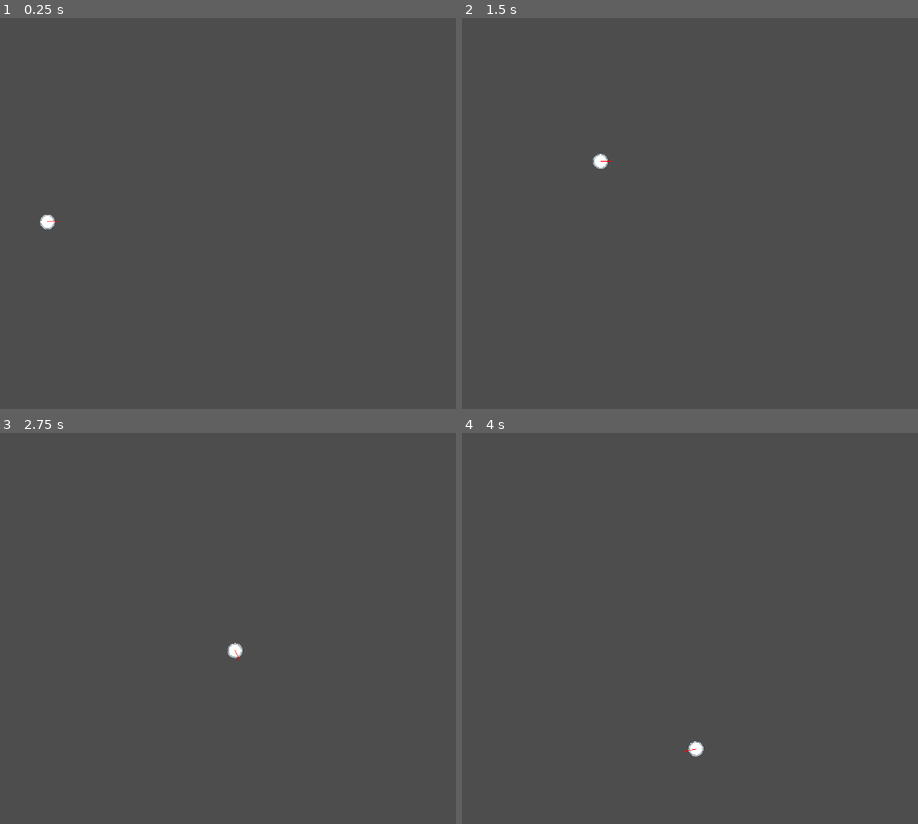
Above: before the commit, frames 1-4 (two rows, left to right).
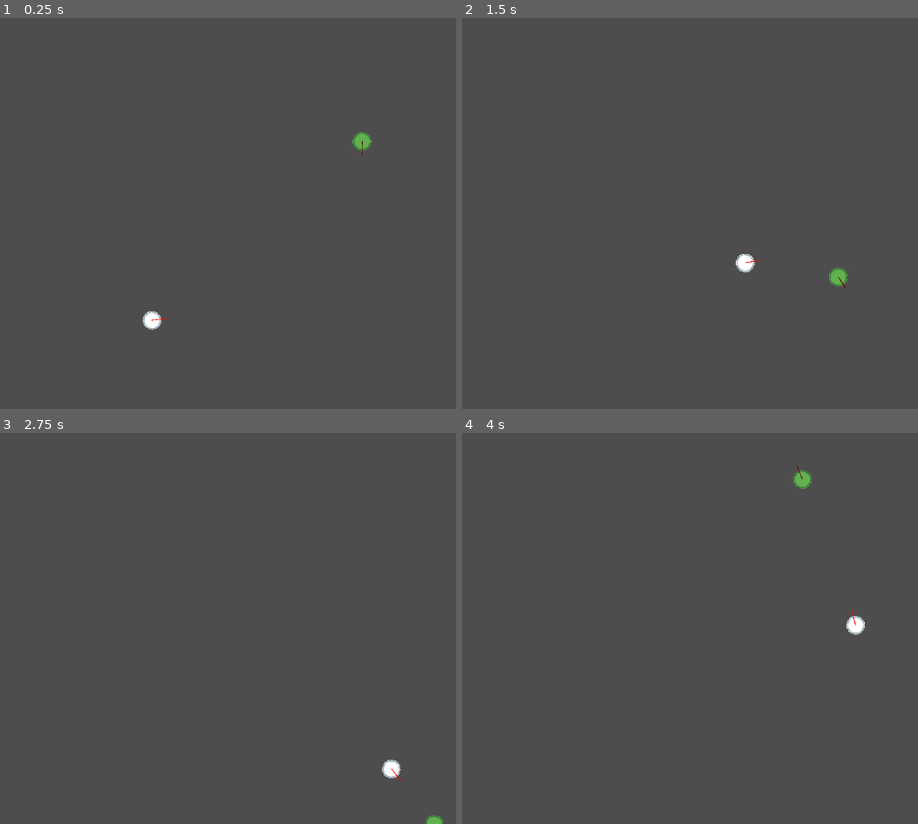
Above: after the commit, the same moments.

Repository: alexshopov/godot-steering-behaviors
Game: Godot game, scene res://scenes/main.tscn
The game is run twice, just before and just after one commit, with the same random seed, the same clock (stepped at 60 frames per second) and the same inputs.
Inputs (mouse positions are in pixels of both pictures, inside the frame that each line leads up to):
- Up to frame 1 (0.25 s): no input
- Up to frame 2 (1.5 s): move the mouse to (outside the picture) at 0.52 s; press the mouse at (outside the picture) at 0.53 s; move the mouse to (671, 233) at 1.27 s; release the mouse at (671, 233) at 1.28 s; click (671, 233) at 1.35 s
- Up to frame 3 (2.75 s): move the mouse to (419, 542) at 2.02 s; press the mouse at (419, 542) at 2.03 s
- Up to frame 4 (4 s): move the mouse to (776, 706) at 2.77 s; release the mouse at (776, 706) at 2.78 s; click (776, 706) at 2.85 s; move the mouse to (outside the picture) at 3.52 s; press the mouse at (outside the picture) at 3.53 s

The runs differ from the first frame. In frame 1, 0.4% of the frame differs, in the area x 8-82%, y 29-80%; in frame 2, 0.4%, in the area x 28-85%, y 34-70%; in frame 3, 0.3%; in frame 4, 0.4%.

Commit message:
demo scene. One agent wanders, the other seeks

Diff:
--- a/scenes/agent/agent.tscn
+++ b/scenes/agent/agent.tscn
@@ -4,16 +4,17 @@
 [ext_resource type="Texture2D" uid="uid://bjjmm77j7s8pp" path="res://assets/sprites/agent.png" id="2_ojd0c"]
 
 [sub_resource type="RectangleShape2D" id="RectangleShape2D_vrn0v"]
-size = Vector2(24, 24)
+size = Vector2(30, 29)
 
 [node name="Agent" type="CharacterBody2D"]
 script = ExtResource("1_vrn0v")
 
 [node name="Sprite2D" type="Sprite2D" parent="."]
 position = Vector2(-13, -16)
-scale = Vector2(0.5, 0.5)
+scale = Vector2(0.625, 0.625)
 texture = ExtResource("2_ojd0c")
 centered = false
 
 [node name="CollisionShape2D" type="CollisionShape2D" parent="."]
+position = Vector2(3, 4.5)
 shape = SubResource("RectangleShape2D_vrn0v")
--- /dev/null
+++ b/scenes/main.gd
@@ -0,0 +1,18 @@
+extends Node2D
+
+@export var wanderer: Agent
+@export var seeker: Agent
+
+# Called when the node enters the scene tree for the first time.
+func _ready() -> void:
+	assert(wanderer != null)
+	assert(seeker != null)
+
+	var max_speed := 200.
+	var max_rotation := PI
+	wanderer.set_kinematic(KinematicWander.new(wanderer, max_speed, max_rotation))
+
+	seeker.set_kinematic(KinematicSeek.new(seeker, max_speed))
+
+func _process(_delta: float) -> void:
+	seeker.set_target(wanderer.position)
--- a/scenes/main.tscn
+++ b/scenes/main.tscn
@@ -1,8 +1,16 @@
-[gd_scene load_steps=2 format=3 uid="uid://bhvx7bbglk5ve"]
+[gd_scene load_steps=3 format=3 uid="uid://bhvx7bbglk5ve"]
 
+[ext_resource type="Script" uid="uid://cs1f17kma5i0u" path="res://scenes/main.gd" id="1_0wfyh"]
 [ext_resource type="PackedScene" uid="uid://bt4cjbwxyv8io" path="res://scenes/agent/agent.tscn" id="1_o5qli"]
 
-[node name="Main" type="Node2D"]
+[node name="Main" type="Node2D" node_paths=PackedStringArray("wanderer", "seeker")]
+script = ExtResource("1_0wfyh")
+wanderer = NodePath("Wanderer")
+seeker = NodePath("Seeker")
 
-[node name="Boid" parent="." instance=ExtResource("1_o5qli")]
-position = Vector2(79, 338)
+[node name="Wanderer" parent="." instance=ExtResource("1_o5qli")]
+modulate = Color(0.382924, 0.69418, 0.312153, 1)
+position = Vector2(558, 320)
+
+[node name="Seeker" parent="." instance=ExtResource("1_o5qli")]
+position = Vector2(400, 464)
--- a/scripts/agent.gd
+++ b/scripts/agent.gd
@@ -1,29 +1,48 @@
 class_name Agent
 extends CharacterBody2D
 
-@export var speed := 200
+@export var max_speed := 200
 @export var rotation_speed := 5.
 
 var kinematic: KinematicSteering
 var screen_size: Vector2
-var target: Vector2 = Vector2.ZERO
-
-func _init() -> void:
-	# kinematic= KinematicSeek.new(self, speed)
-	# kinematic= KinematicArrive.new(self, speed, 10)
-	kinematic= KinematicWander.new(self, speed, PI)
+var target: Vector2
 
 func _ready() -> void:
+	randomize()
+
+	# start at a random position and orientation within the screen bounds
 	screen_size = get_viewport_rect().size
+	position = Vector2(randf_range(0, screen_size.x), randf_range(0, screen_size.y))
+	rotation = randf_range(0, TAU)
+
+	# set a random initial velocity
+	var angle = randf_range(0, TAU)
+	velocity = Vector2.RIGHT.rotated(angle) * max_speed
+
+	# set initial target
+	target = screen_size / 2
+
+	# kinematic steering behaviors
+	# kinematic= KinematicSeek.new(self, max_speed)
+
+	# var radius := 10.
+	# kinematic = KinematicArrive.new(self, max_speed, radius)
+
+	var max_rotation := PI
+	kinematic = KinematicWander.new(self, max_speed, max_rotation)
+
+func set_kinematic(p_kinematic: KinematicSteering) -> void:
+	kinematic = p_kinematic
+
+func set_target(p_target: Vector2) -> void:
+	target = p_target
 
 func _input(event: InputEvent) -> void:
 	if event.is_action_pressed(&"click"):
 		target = get_global_mouse_position()
 
 func _physics_process(delta: float) -> void:
-	if target == Vector2.ZERO:
-		return
-
 	var steering: KinematicSteeringOutput = kinematic.get_steering(target)
 	if not steering:
 		return
@@ -35,3 +54,6 @@
 
 	position.x = fposmod(position.x, screen_size.x)
 	position.y = fposmod(position.y, screen_size.y)
+
+func orientation_vector() -> Vector2:
+	return Vector2.RIGHT.rotated(rotation)
--- a/scripts/steering/kinematic_wander.gd
+++ b/scripts/steering/kinematic_wander.gd
@@ -10,7 +10,7 @@
 	var out = KinematicSteeringOutput.new()
 
 	# get velocity from orientation
-	out.velocity = max_speed * Vector2.RIGHT.rotated(agent.rotation)
+	out.velocity = max_speed * agent.orientation_vector()
 
 	# change it up randomly
 	out.rotation = randfn(-1., 1.) * max_rotation
Not shown, added: scenes/main.gd.uid
